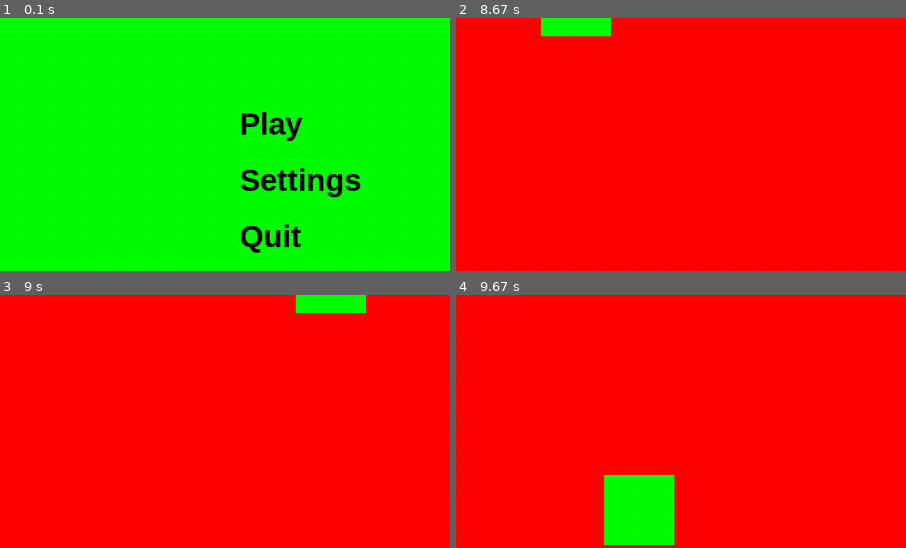
Above: before the commit, frames 1-4 (two rows, left to right).
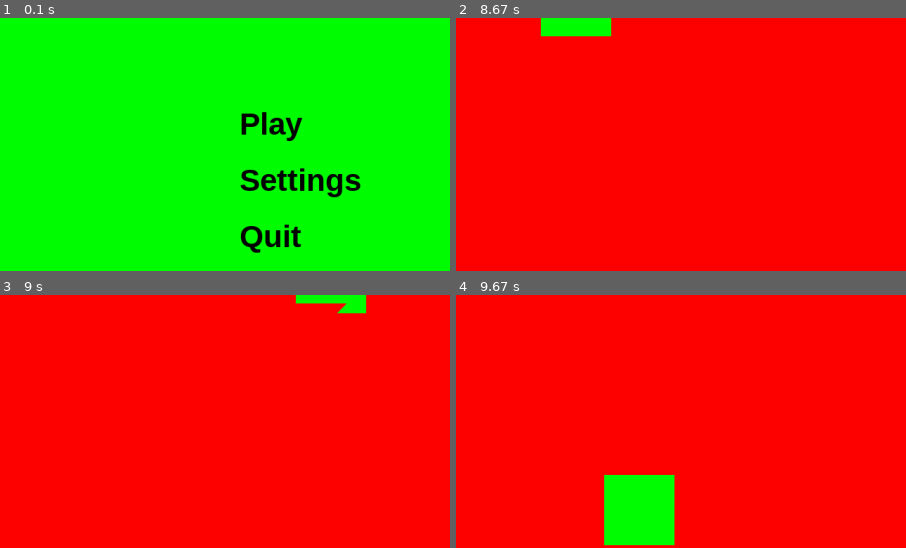
Above: after the commit, the same moments.

Repository: surfaceofbacon/pygame_rpg
Game: pygame game, started from main.py
Two runs of this game, one before a commit and one after it. Both use one fixed random seed, a clock stepped at 60 frames per second and the inputs below.
Inputs:
- Up to frame 1 (0.1 s): no input
- Up to frame 2 (8.67 s): click "Play" at 0.38 s; hold D 0.67-1.13 s; hold W 1.17-1.47 s; hold W 1.5-1.97 s; hold A 2-2.53 s; hold S 2.57-2.87 s; hold A 2.9-3.3 s; hold W 3.33-3.7 s; hold D 3.73-4.37 s; hold S 4.4-4.77 s; hold A 4.8-5.27 s; hold D 5.3-5.77 s; hold W 5.8-6.1 s; hold W 6.13-6.6 s; hold A 6.63-7.17 s; hold S 7.2-7.5 s; hold A 7.53-7.93 s; hold W 7.97-8.33 s; hold D from 8.37 s (still down)
- Up to frame 3 (9 s): keep holding D
- Up to frame 4 (9.67 s): release D at 9 s; hold S 9.03-9.4 s; hold A from 9.43 s (still down)
The pictures show only the part of the screen within x 12-62%, y 10-60%; the shares and areas given below are measured in that part.

Frames 1-2 are identical in both runs. In frame 3, 0.5% of the frame differs, in the area x 65-78%, y 3-8%; in frame 4, nothing differs.

Commit message:
made a triangle enemy that follows me

Diff:
--- /dev/null
+++ b/draw_shape.py
@@ -0,0 +1,12 @@
+import pygame
+import window
+import math
+
+
+def draw_triangle(color, start: tuple, size):
+    area = size * 1000
+    side_length = 2 * math.sqrt(area/(math.sqrt(3)))
+    start_x = start[0]
+    start_y = start[1]
+    dimension = (start_x, start_y), (start_x + (side_length / math.sqrt(2)), start_y + (side_length / math.sqrt(2))), (start_x + 2*(side_length / math.sqrt(2)), start_y)
+    pygame.draw.polygon(window.window, color, dimension)
--- a/enemies.py
+++ b/enemies.py
@@ -1,15 +1,31 @@
 import attack   # imports the attack module to apply that to enemies
+import math
 
+import colors
+import draw_shape
+
+triangle_position = [100, 100]
 
 class Enemy:   # class of an enemy
 
-    def __init__(self, AC, health):     # innit method gives the instance of an enemy armor class and health
+    def __init__(self, AC, health, speed, position):     # innit method gives the instance of an enemy armor class and health
         self.AC = AC
         self.health = health
-
+        self.speed = speed
+        self.position = position
 
     def attack(self, weapon):           # attack method gives enemies the ability to attack
-        attack.attack(weapon, enemy=player)
+        pass
 
+    def move(self, current_player_position: tuple, current_enemy_postion: tuple):
+        x_distance = (current_enemy_postion[0] - current_player_position[0])
+        y_distance = (current_enemy_postion[1] - current_player_position[1])
+        angle = math.atan(y_distance/x_distance)
+        if x_distance > 0:
+            angle += math.pi
+        triangle_position[0] += self.speed * math.cos(angle)
+        triangle_position[1] += self.speed * math.sin(angle)
+    def draw(self, size):
+        draw_shape.draw_triangle(colors.red, triangle_position, size)
 
-skeleton = Enemy(15, 10)  # creates an instance of an enemy and assigns it to a skeleton
+triangle_enemy = Enemy(10, 10, 2, triangle_position)
--- a/movement.py
+++ b/movement.py
@@ -3,7 +3,7 @@
 import player
 import window
 import play_Screen
-
+import enemies
 
 def move_cube(x, y, keys):
     if x > window.size[0] - player.cube_width:
@@ -34,3 +34,5 @@
     if keys[pygame.K_ESCAPE]:
         boolean.play = False
         boolean.bool_pause = True
+def move_triangle(player_postion):
+    enemies.triangle_enemy.move(player_postion, enemies.triangle_position)
--- a/play_Screen.py
+++ b/play_Screen.py
@@ -1,6 +1,8 @@
 import window
 import random
 import colors
+import pygame
+import draw_shape
 #background = pygame.image.load('../testmap.png')
 levels = [colors.black, colors.white, colors.red, colors.green, colors.blue, colors.yellow, colors.cyan, colors.magenta, colors.gray]
 number = 0
--- a/window_refresh.py
+++ b/window_refresh.py
@@ -7,7 +7,7 @@
 import play_Screen
 import pause
 import boolean
-
+import enemies
 
 def refresh(hero):
     if boolean.start:
@@ -16,9 +16,12 @@
     window.clock.tick(window.FPS)
     keys = pygame.key.get_pressed()
     if boolean.play:
+        player_position = (player.cube_x, player.cube_y)
         play_Screen.Draw_Play_Screen(play_Screen.number)
         movement.move_cube(player.cube_x, player.cube_y, keys)
+        movement.move_triangle(player_position)
         hero.cube(player.cube_x, player.cube_y, player.player_color)
+        enemies.triangle_enemy.draw(10)
     if boolean.settings:
         settings_menu.Draw_Settings_Menu()
     if boolean.bool_pause:
